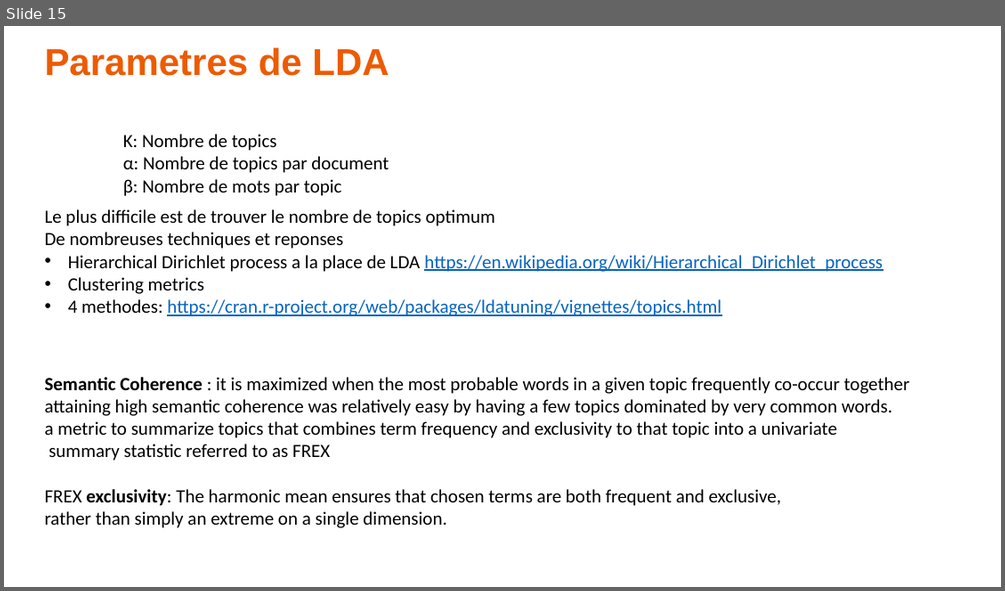
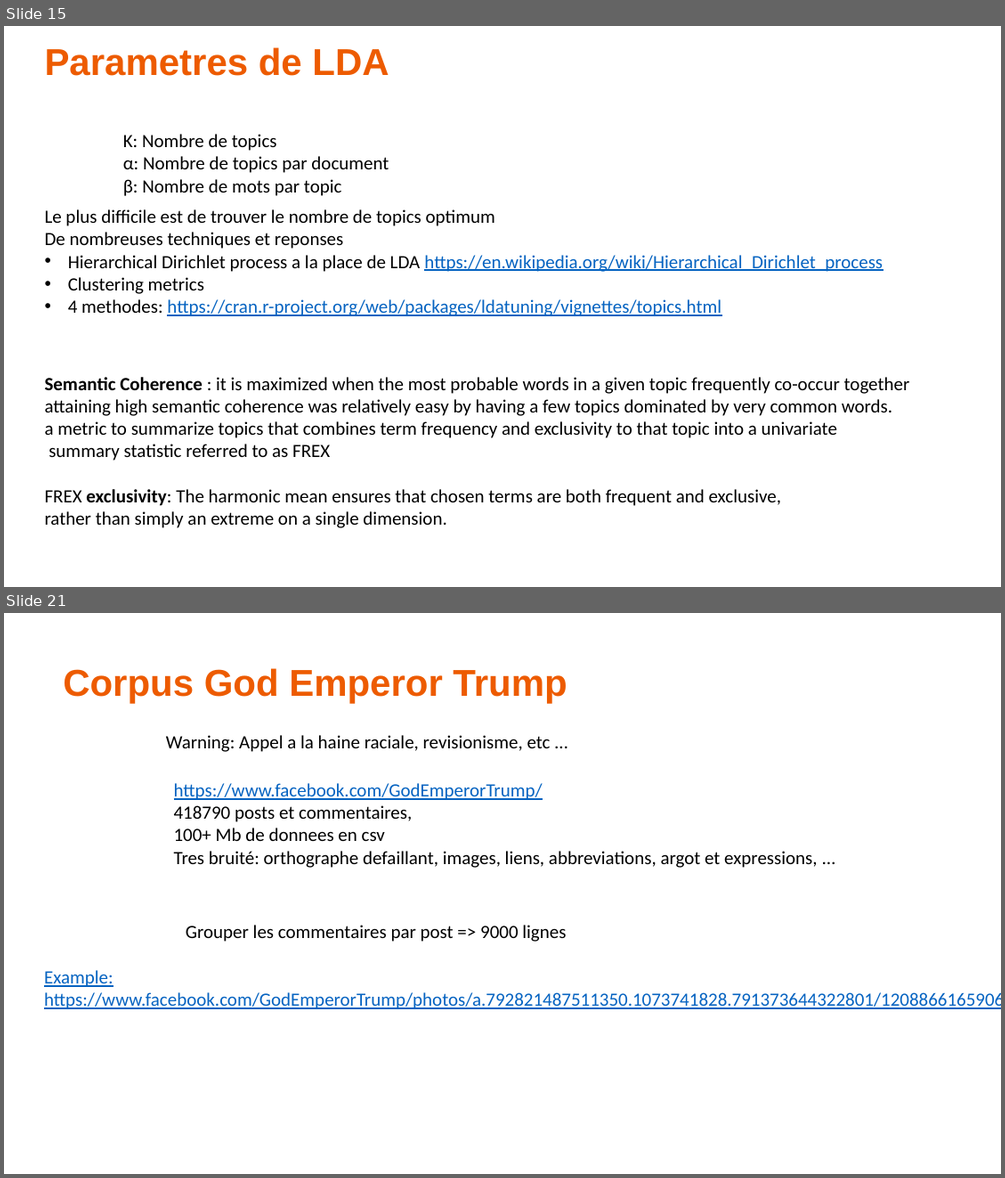
Before and after one commit to alexisperrier/upem-topic-modeling, a slide deck: UPEM-Topic_modeling.pptx. Shown one above the other, each under a label of ours: slide 15 before the commit, slides 15 and 21 after it; the slides between them are not shown. The pictures are 1005x591 and 1005x1178 pixels, drawn with LibreOffice and Linux fonts; fonts in the diff are those of the drawing. Boxes give left, top, right and bottom in pixels: in the first picture for what was removed or moved away, otherwise in the second. Text is boxed around its words. In the diff, an @@ line names an element or a change of style, - is before the commit and + after.

```diff
--- a/UPEM-Topic_modeling.pptx
+++ b/UPEM-Topic_modeling.pptx
@@ slide 21 added at box(4, 613, 1001, 1174), background #FFFFFF @@
@@ text added at box(63, 668, 566, 703), 36 pt, text #ED5B00, bold @@
+Corpus God Emperor Trump
@@ text added at box(166, 735, 550, 752), 18 pt, text #000000 @@
+Warning: Appel a la haine raciale, revisionisme, etc …
@@ text added at box(174, 783, 817, 868), 18 pt, text #000000 @@
+https://www.facebook.com/GodEmperorTrump/
+418790 posts et commentaires,
+100+ Mb de donnees en csv
+Tres bruité: orthographe defaillant, images, liens, abbreviations, argot et expressions, …
@@ text added at box(186, 925, 566, 941), 18 pt, text #000000 @@
+Grouper les commentaires par post => 9000 lignes
@@ text added at box(44, 970, 1001, 1009), 18 pt, text #0563C1, underline @@
+Example:
+https://www.facebook.com/GodEmperorTrump/photos/a.792821487511350.1073741828.791373644322801/1208866165906878/?type=3&theater
```
Also in this commit, not shown: 1 slide changed, 9 other slides added, 41 other files.
